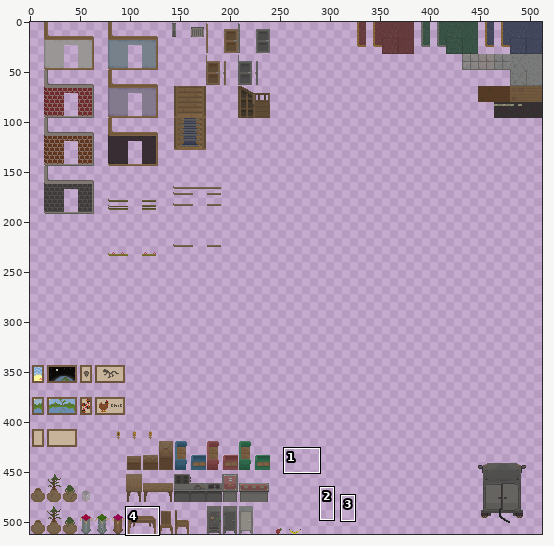
Sprite sheet, stored at atlas/environment.png. Above: a wide view before the commit, with the close-up outlined.
Close-up. Earlier state:
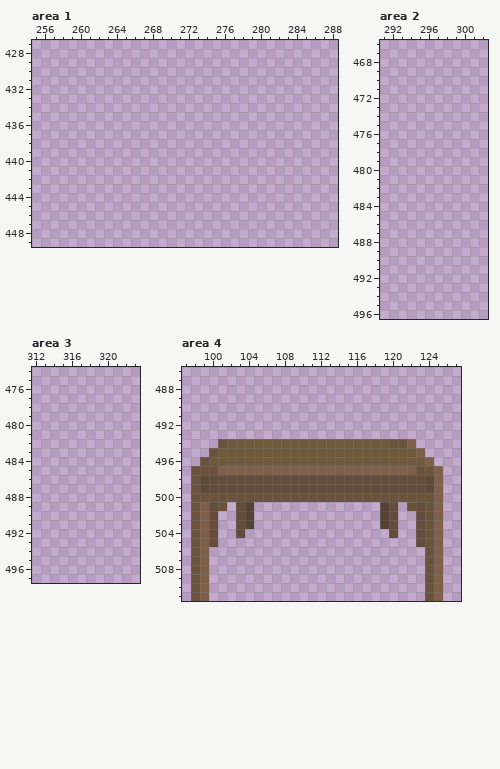
The file is 512x512 pixels. Colours within 5 levels of each other are drawn and written as one. Shown: area 1: x 255..288, y 427..449; area 2: x 291..302, y 466..496; area 3: x 312..323, y 474..497; area 4: x 97..127, y 486..511. The commit also changed other parts of the picture, which this record leaves out.
The result:
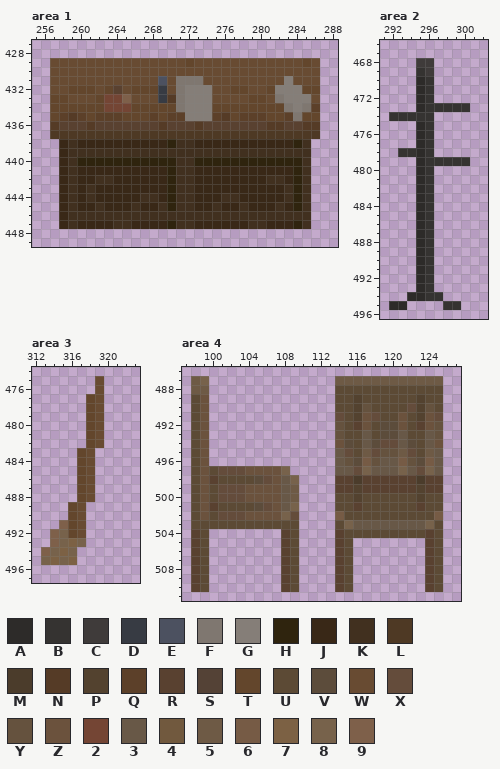
Palette (. is transparent): A #2d2b29  B #353331  C #3f3b3a  D #373b43  E #4c5160  F #7f7770  G #857e78  H #2f240e  J #392817  K #41301f  L #4e3924  M #4b3c2b  N #553b26  P #53422f  Q #5c4029  R #594130  S #544236  T #63462c  U #5c4a35  V #5c4c3b  W #684b32  X #644c3b  Y #65523e  Z #6b523d  2 #744534  3 #685847  4 #71593e  5 #6e5a45  6 #765b45  7 #7c6144  8 #77624b  9 #7e604a
Changes in this commit:
--- area 1
@@ x 255..288 @@
 428 ..................................
-429 ..................................
-430 ..................................
-431 ..................................
-432 ..................................
-433 ..................................
-434 ..................................
-435 ..................................
-436 ..................................
-437 ..................................
-438 ..................................
-439 ..................................
-440 ..................................
-441 ..................................
-442 ..................................
-443 ..................................
-444 ..................................
-445 ..................................
-446 ..................................
-447 ..................................
+429 ..WWWWWWWWWWWWWWWTWWWWWWWWWWWWTW..
+430 ..WWWWWWWWWWWWWWWWWWWWWWWWWWWWWW..
+431 ..WWWWWWWWWWWWEWFFFWWWWWWWWWGWWW..
+432 ..WWTTTWTRWTTTDWFGGGWWTTWWTGGGTT..
+433 ..TTWWWT229WWWDNFGGGWWWWTTWFGGGW..
+434 ..TTTTTT222TTTTTFGGGTTTTTTTTFGFQ..
+435 ..TQNQTQQQTTTQTQQGGGQNTQQQTTQFTT..
+436 ..NRRRNRRRRRRRNRRRNRRRRRRRNNRRNN..
+437 ..LLLLLLLLLLLLLLLLLLLLLLLLLLLLLL..
+438 ...JKJJJJJJJJJJHKKJJJJJJJJJJJHK...
+439 ...JKKKKKKKKKKKKKKKKKKKKKKKKKKK...
+440 ...JKHHHHHHHHHHHKKHHHHHHHHHHHHK...
+441 ...JKJJJJJJJJJJHKKJJJJJJJJJJJHK...
+442 ...JKJJKKJJJJJJHKKJJJJJJJJKKJHK...
+443 ...JKJKJJJJJJJJHKKJJJJJJJJJJKHK...
+444 ...JKJKJJJJJKKJHKKJJJKKJJJJJKHK...
+445 ...JKJJKJJJKJJKHKKJJKJJKJJJKJHK...
+446 ...JKKKKKKKKKKKKKKKKKKKKKKKKKKK...
+447 ...JKJJJJKKJJJJHKKJJJJJJKKJJJHK...
 448 ..................................
--- area 2
@@ x 291..302 @@
 467 ............
-468 ............
-469 ............
-470 ............
-471 ............
-472 ............
-473 ............
-474 ............
-475 ............
-476 ............
-477 ............
-478 ............
-479 ............
-480 ............
-481 ............
-482 ............
-483 ............
-484 ............
-485 ............
-486 ............
-487 ............
-488 ............
-489 ............
-490 ............
-491 ............
-492 ............
-493 ............
-494 ............
-495 ............
+468 ....CC......
+469 ....BC......
+470 ....AB......
+471 ....AB......
+472 ....AB......
+473 ....ABBBBB..
+474 .BBBBB......
+475 ....AB......
+476 ....AB......
+477 ....AB......
+478 ..BBAB......
+479 ....ABBBBB..
+480 ....AB......
+481 ....AB......
+482 ....AB......
+483 ....AB......
+484 ....AB......
+485 ....AB......
+486 ....AB......
+487 ....AB......
+488 ....AB......
+489 ....AB......
+490 ....AB......
+491 ....AB......
+492 ....AB......
+493 ....AB......
+494 ...AABB.....
+495 .AA....BB...
 496 ............
--- area 3
@@ x 312..323 @@
 474 ............
-475 ............
-476 ............
-477 ............
-478 ............
-479 ............
-480 ............
-481 ............
-482 ............
-483 ............
-484 ............
-485 ............
-486 ............
-487 ............
-488 ............
-489 ............
-490 ............
-491 ............
-492 ............
-493 ............
-494 ............
-495 ............
+475 .......W....
+476 .......W....
+477 ......TW....
+478 ......TW....
+479 ......TW....
+480 ......TW....
+481 ......TW....
+482 ......TW....
+483 .....TW.....
+484 .....TW.....
+485 .....TW.....
+486 .....TW.....
+487 .....TW.....
+488 .....TW.....
+489 ....TW......
+490 ....TW......
+491 ...9TW......
+492 ..98TW......
+493 ..9878......
+494 .9878.......
+495 .8787.......
 496 ............
--- area 4
@@ x 97..127 @@
 486 ...............................
-487 ...............................
-488 ...............................
-489 ...............................
-490 ...............................
-491 ...............................
-492 ...............................
-493 ...............................
-494 ....Z444444444444444444ZZ9.....
-495 ...Z44444444444444444444449....
-496 ..Z4444444444444444444444449...
-497 .ZZZ9999999999999999999999ZZ9..
-498 .ZUXXXXXXXXXXXXXXXXXXXXXXXXU9..
-499 .ZUXXXXXXXXXXXXXXXXXXXXXXXXU9..
-500 .ZZZZZZZZZZZZZZZZZZZZZZZZZZZ9..
-501 .Z9XZ.XS..............SX.ZXZ9..
-502 .Z9X..XS..............SX..XZ9..
-503 .Z9X..XS..............SX..XZ9..
-504 .Z9X..X................X..XZ9..
-505 .Z9X......................XZ9..
-506 .Z9........................Z9..
-507 .Z9........................Z9..
-508 .Z9........................Z9..
-509 .Z9........................Z9..
-510 .Z9........................Z9..
-511 .Z9........................Z9..
+487 .58..............555555555555..
+488 .55..............UUUUUUUUUUUU..
+489 .UZ..............UUPUUUUUUPUU..
+490 .UZ..............UUPYUUUUXPYU..
+491 .UZ..............XUPZXUUZUPZX..
+492 .UZ..............YURZUVVZURZY..
+493 .UZ..............YUU3UVV3UU3Y..
+494 .UZ..............ZVU3VXX3VU3Z..
+495 .UZ..............3XU5XYY5XU53..
+496 .UZ..............3YV6Y336YV63..
+497 .UZUXXXZZZZ8.....33X833383X83..
+498 .UZRUUUUVXZ38....RRMRRRRRRMRR..
+499 .UZUXXXZZZZ35....RRPRRRRRRPRR..
+500 .UZUXXXZZZZ35....UUPUUUUUUPUU..
+501 .UZRUUUUVXZ38....UURUUUUUURUU..
+502 .UZUXXXZZZZ8X....6UUUUUUUUUU6..
+503 .UUUUUUUUUUUU....U8333333338U..
+504 .RU........RU....RUUUUUUUUURU..
+505 .RU........RU....RU........RU..
+506 .RU........RU....RU........RU..
+507 .RU........RU....RU........RU..
+508 .RU........RU....RU........RU..
+509 .RU........RU....RU........RU..
+510 .RU........RU....RU........RU..
+511 ...............................
